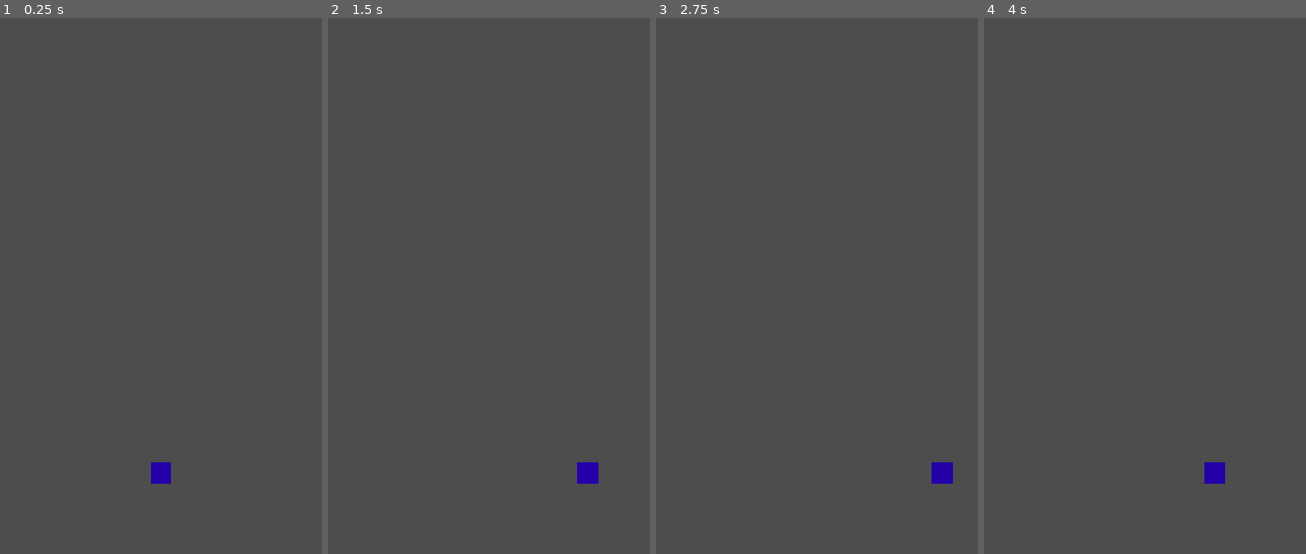
Above: before the commit, frames 1-4 (left to right).
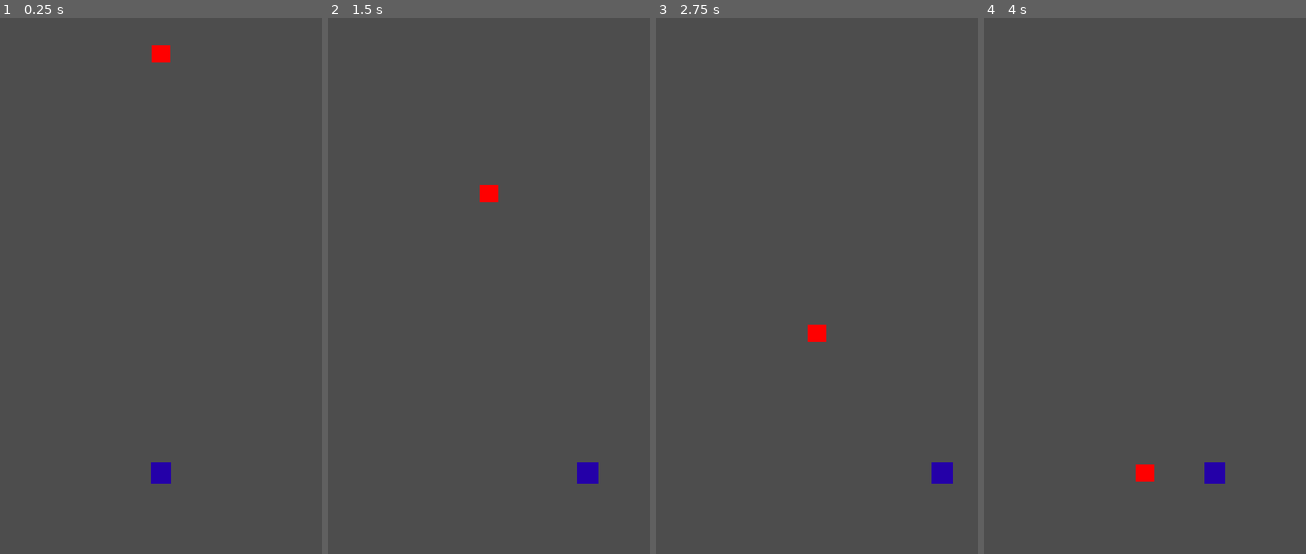
Above: after the commit, the same moments.

Repository: Amaan9136/dodge-game
Game: Godot game, scene res://main.tscn
Same seed, same stepped clock (60 frames per second), same inputs: the game is played once before the commit and once after it.
Inputs:
- Up to frame 1 (0.25 s): no input
- Up to frame 2 (1.5 s): hold Right (move_right) 0.53-1.28 s; hold Left (move_left) from 1.28 s (still down)
- Up to frame 3 (2.75 s): release Left (move_left) at 2.03 s; hold Right (move_right) from 2.03 s (still down)
- Up to frame 4 (4 s): release Right (move_right) at 3.53 s; hold Left (move_left) from 3.53 s (still down)

The runs differ from the first frame. In frame 1, 0.2% of the frame differs, in the area x 47-53%, y 5-9%; in frame 2, 0.2%; in frame 3, 0.2%; in frame 4, 0.2%.

Commit message:
feat (complete): add enemy with falling motion and collision detection

Diff:
--- a/dodge-game/enemy/enemy.tscn
+++ b/dodge-game/enemy/enemy.tscn
@@ -18,3 +18,5 @@
 
 [node name="CollisionShape2D" type="CollisionShape2D" parent="." unique_id=843930334]
 shape = SubResource("RectangleShape2D_x2qs8")
+
+[connection signal="body_entered" from="." to="." method="_on_body_entered"]
--- a/dodge-game/main.tscn
+++ b/dodge-game/main.tscn
@@ -1,8 +1,12 @@
 [gd_scene format=3 uid="uid://bds42emdc3nqo"]
 
 [ext_resource type="PackedScene" uid="uid://b0xy5g5aeqfa4" path="res://player/player.tscn" id="1_ig7tw"]
+[ext_resource type="PackedScene" uid="uid://bqocux7n7gpwn" path="res://enemy/enemy.tscn" id="2_0xm2m"]
 
 [node name="Main" type="Node2D" unique_id=1318333488]
 
 [node name="Player" parent="." unique_id=1034703582 instance=ExtResource("1_ig7tw")]
 position = Vector2(360, 1100)
+
+[node name="Enemy" parent="." unique_id=1171673059 instance=ExtResource("2_0xm2m")]
+position = Vector2(360, 100)
--- a/dodge-game/player/player.tscn
+++ b/dodge-game/player/player.tscn
@@ -5,7 +5,7 @@
 [sub_resource type="RectangleShape2D" id="RectangleShape2D_7dm0k"]
 size = Vector2(48, 48)
 
-[node name="Player" type="CharacterBody2D" unique_id=1034703582]
+[node name="Player" type="CharacterBody2D" unique_id=1034703582 groups=["player"]]
 script = ExtResource("1_oul6g")
 
 [node name="Visual" type="ColorRect" parent="." unique_id=1527552473]
